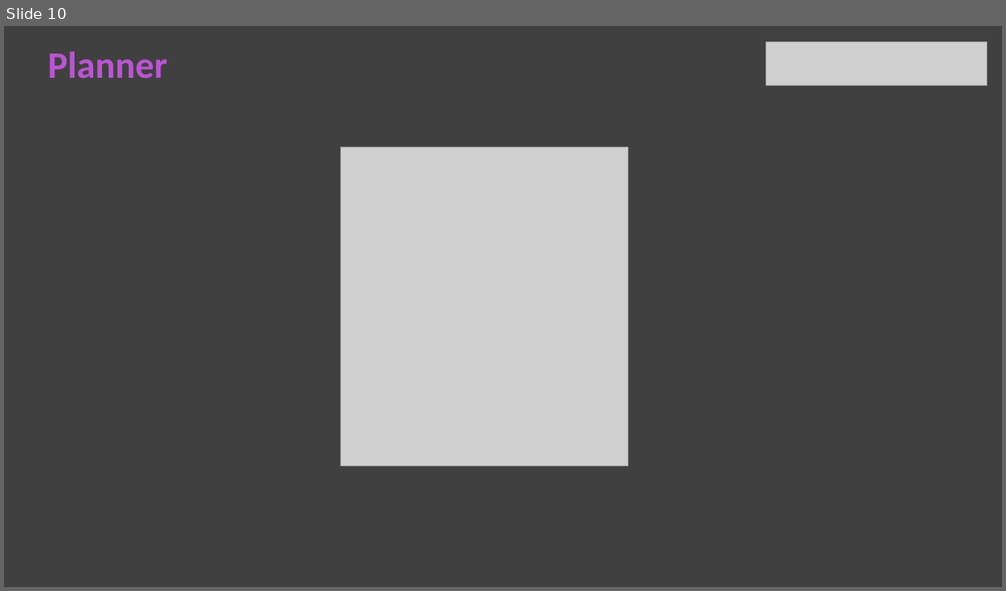
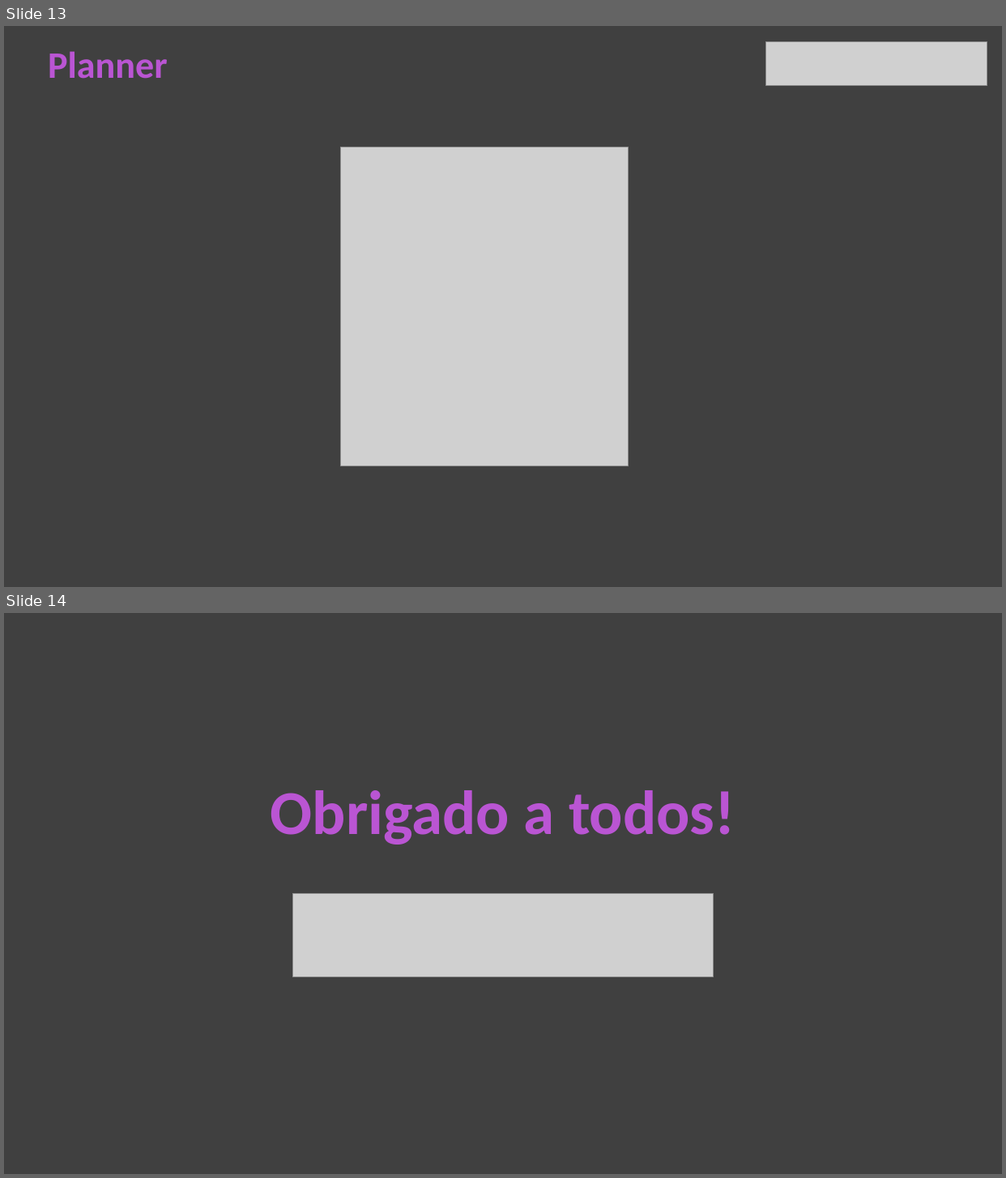
Before and after one commit to BandTec/CrasDefault-Grupo8, a slide deck: documentos/Apresentação.pptx. Shown one above the other, each under a label of ours: slide 10 before the commit, slides 13 and 14 after it. The pictures are 1006x591 and 1006x1178 pixels, drawn with LibreOffice and Linux fonts; fonts in the diff are those of the drawing; grey boxes stand for pictures. Boxes give left, top, right and bottom in pixels: in the first picture for what was removed or moved away, otherwise in the second. Text is boxed around its words. In the diff, an @@ line names an element or a change of style, - is before the commit and + after.

```diff
--- a/documentos/Apresentação.pptx
+++ b/documentos/Apresentação.pptx
@@ slide 14 added at [4, 613, 1002, 1174], background #404040 @@
@@ text added at [270, 790, 735, 845], 60 pt, text #BA55D3, bold @@
+Obrigado a todos!
@@ picture added at [293, 894, 713, 977] @@
@@ what was slide 10 is now slide 13 @@
```
Also in this commit, not shown: 3 slides changed, 3 other slides added.
